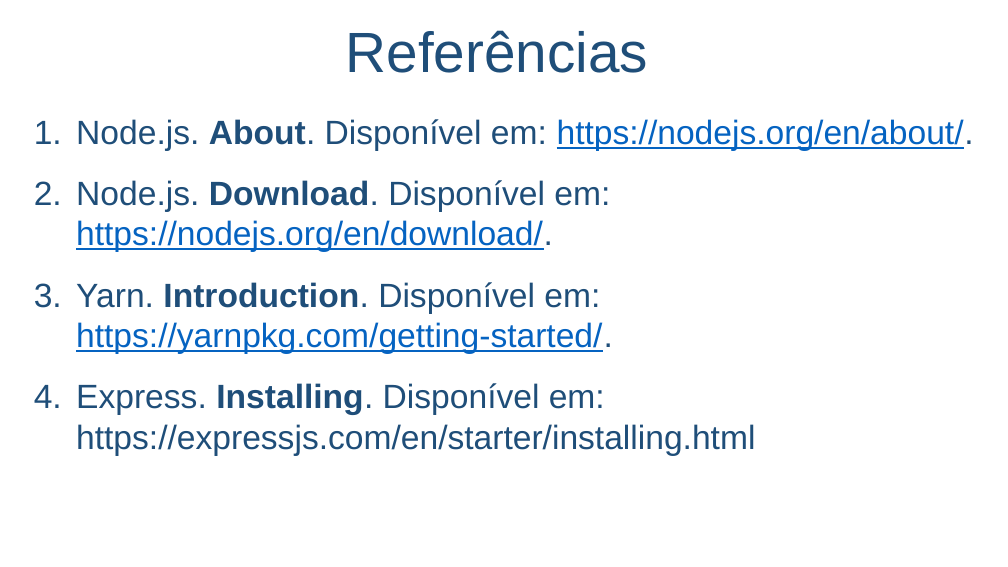
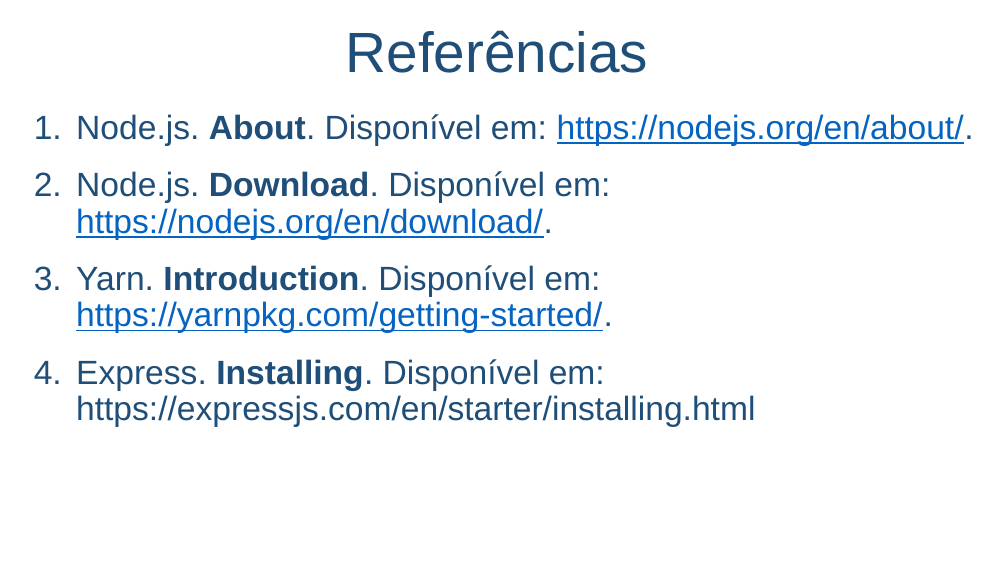
Before and after one commit to salmo-jr/public-slides, a slide deck: slide 8 of node-js.pptx (slide 7 before the commit). Drawn at 1008x567 pixels with LibreOffice and Linux fonts; fonts in the diff are those of the drawing; background and template pictures are left out. Boxes give left, top, right and bottom in pixels: in the first picture for what was removed or moved away, otherwise in the second. Text is boxed around its words. In the diff, an @@ line names an element or a change of style, - is before the commit and + after.

```diff
--- a/node-js.pptx
+++ b/node-js.pptx
@@ text "Node.js. About. Disponível em: https://nodejs.org/en/about/." at (76, 114, 974, 427): line spacing 1 to 0.9 @@
```
Also in this commit, not shown: 1 other slide changed, 1 slide added.
